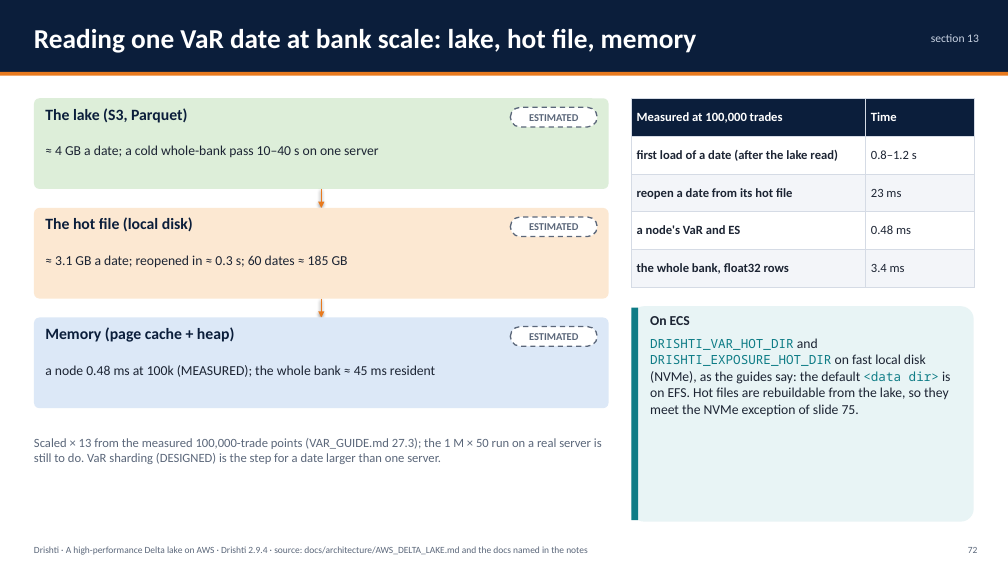
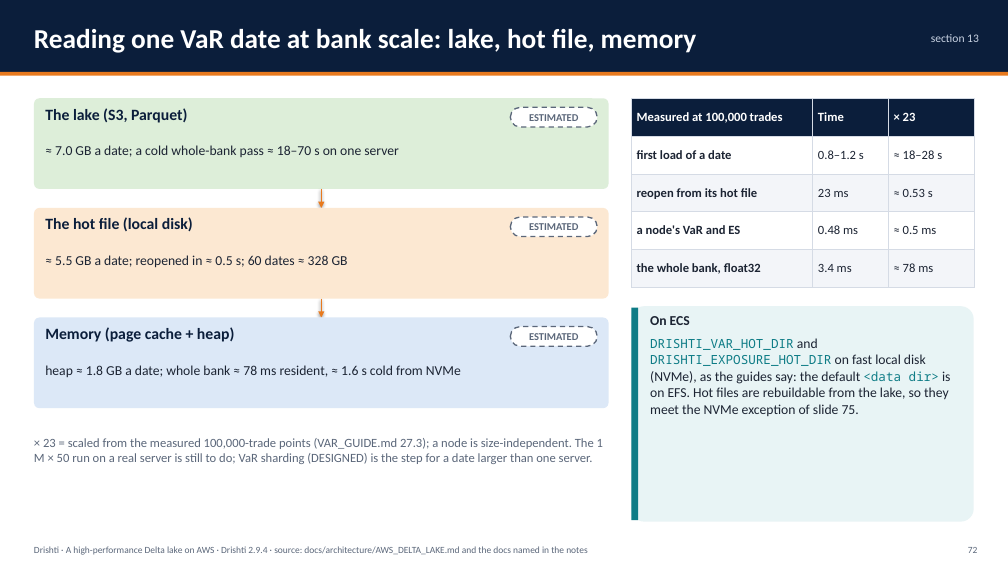
Before and after one commit to ajsinha/drishti, a slide deck: slide 72 of docs/publications/Drishti-AWS-Delta-Lake.pptx. Drawn at 1008x567 pixels with LibreOffice and Linux fonts; fonts in the diff are those of the drawing. Boxes give left, top, right and bottom in pixels: in the first picture for what was removed or moved away, otherwise in the second. Text is boxed around its words. In the diff, an @@ line names an element or a change of style, - is before the commit and + after.

Commit message:
The AWS Delta Lake deck sized for 2.3 million positions and 15,000 portfolios

```diff
--- a/docs/publications/Drishti-AWS-Delta-Lake.pptx
+++ b/docs/publications/Drishti-AWS-Delta-Lake.pptx
@@ table at [631,98,974,287] @@
-column 1: Measured at 100,000 trades | first load of a date (after the lake read) | reopen a date from its hot file | a node's VaR and ES | the whole bank, float32 rows
+column 1: Measured at 100,000 trades | first load of a date | reopen from its hot file | a node's VaR and ES | the whole bank, float32
+column 3: × 23 | ≈ 18–28 s | ≈ 0.53 s | ≈ 0.5 ms | ≈ 78 ms
@@ text at [55,145,398,157]: text changed @@
-≈ 4 GB a date; a cold whole-bank pass 10–40 s on one server
+≈ 7.0 GB a date; a cold whole-bank pass ≈ 18–70 s on one server
@@ text at [55,255,348,268]: text changed @@
-≈ 3.1 GB a date; reopened in ≈ 0.3 s; 60 dates ≈ 185 GB
+≈ 5.5 GB a date; reopened in ≈ 0.5 s; 60 dates ≈ 328 GB
@@ text at [45,365,461,377]: text changed @@
-a node 0.48 ms at 100k (MEASURED); the whole bank ≈ 45 ms resident
+heap ≈ 1.8 GB a date; whole bank ≈ 78 ms resident, ≈ 1.6 s cold from NVMe
@@ text at [34,438,603,464]: text changed @@
-Scaled × 13 from the measured 100,000-trade points (VAR_GUIDE.md 27.3); the 1 M × 50 run on a real server is still to do. VaR sharding (DESIGNED) is the step for a date larger than one server.
+× 23 = scaled from the measured 100,000-trade points (VAR_GUIDE.md 27.3); a node is size-independent. The 1 M × 50 run on a real server is still to do; VaR sharding (DESIGNED) is the step for a date larger than one server.
```
Also in this commit, not shown: 8 other slides changed, 1 other file.
